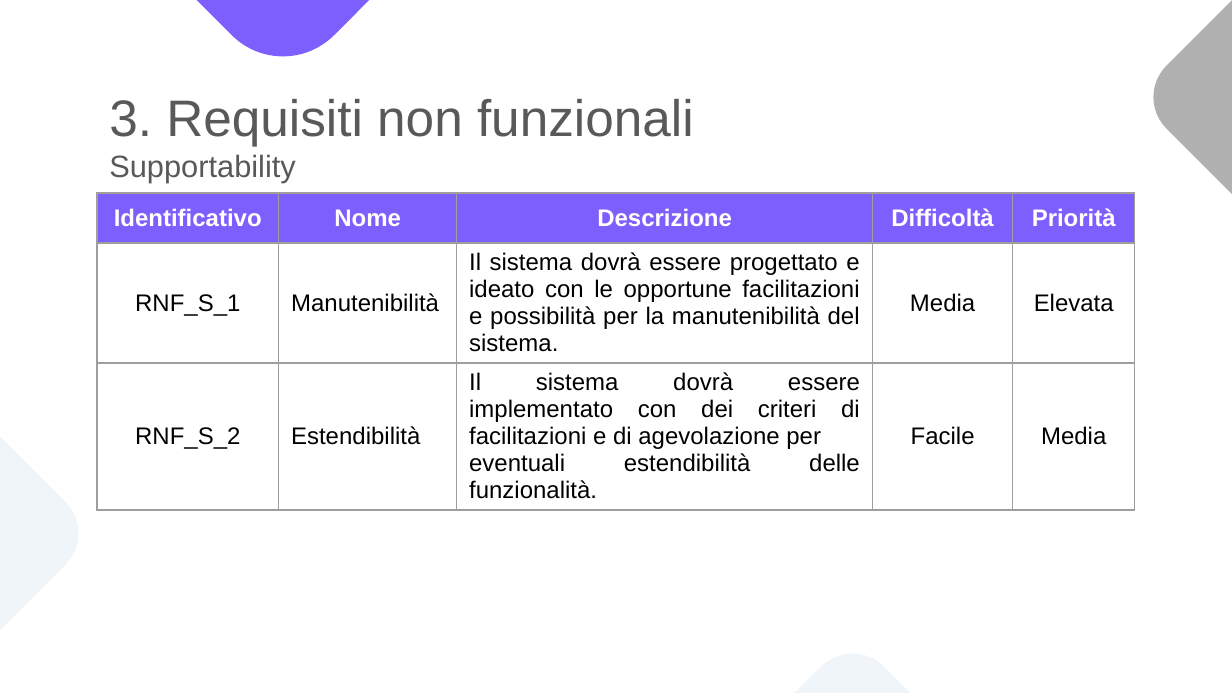
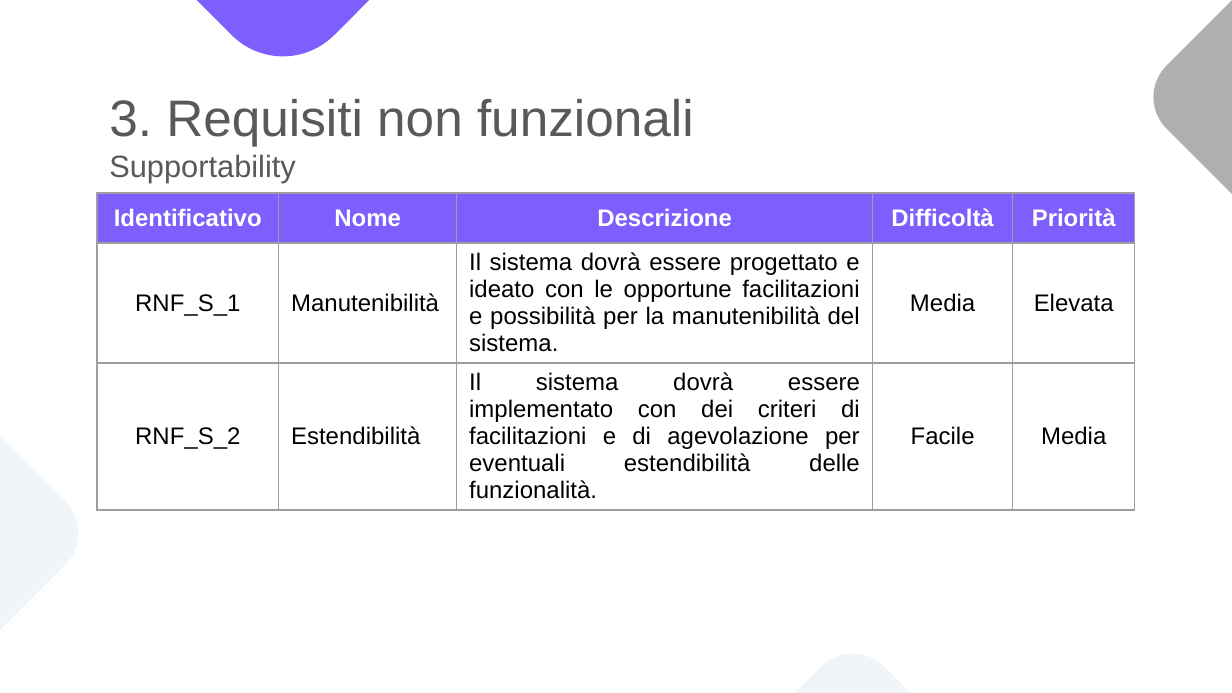
Before and after one commit to notjuary/Bookster_Classe03, a slide deck: slide 17 of DOC/Presentazione.pptx. Drawn at 1232x693 pixels with LibreOffice and Linux fonts; fonts in the diff are those of the drawing. Boxes give left, top, right and bottom in pixels: in the first picture for what was removed or moved away, otherwise in the second. Text is boxed around its words. In the diff, an @@ line names an element or a change of style, - is before the commit and + after.

```diff
--- a/DOC/Presentazione.pptx
+++ b/DOC/Presentazione.pptx
@@ table at (97, 193, 1137, 527) @@
-row 3, column 3: Il sistema dovrà essere implementato con dei criteri di facilitazioni e di agevolazione per / eventuali estendibilità delle funzionalità.
+row 3, column 3: Il sistema dovrà essere implementato con dei criteri di facilitazioni e di agevolazione per eventuali estendibilità delle funzionalità.
```
Also in this commit, not shown: 17 other slides changed, 14 slides added, 3 slides removed.
